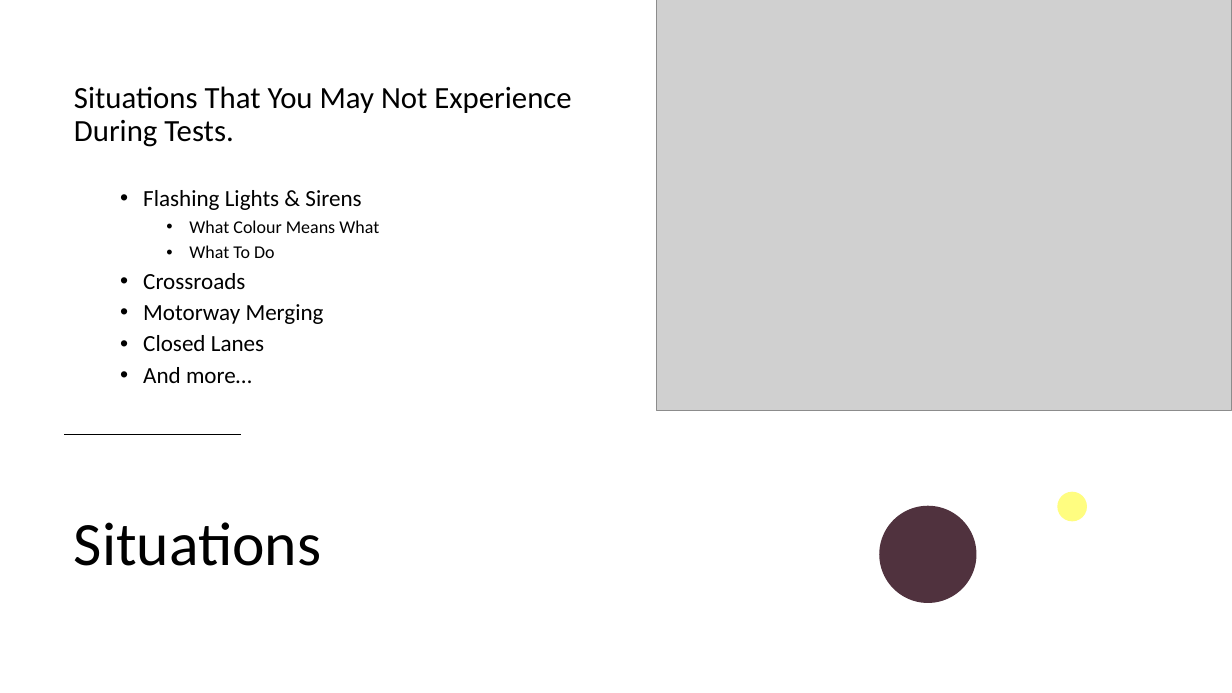
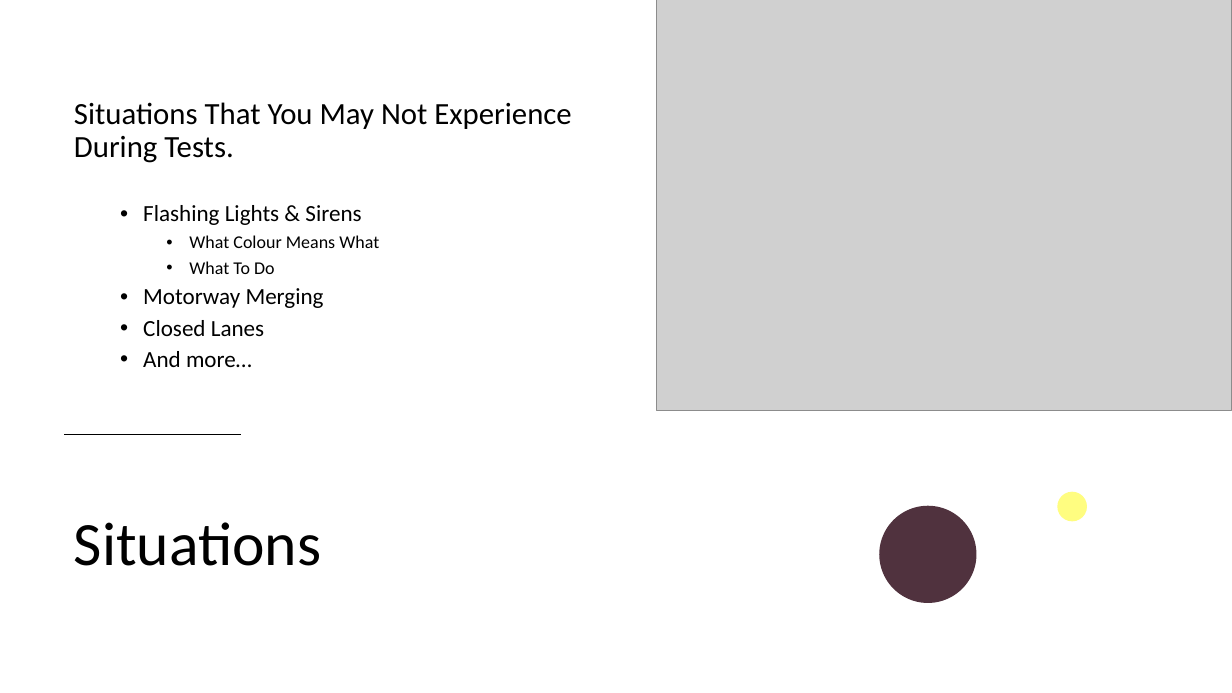
Before and after one commit to Darren-Griffiths/Serious-Driving, a slide deck: slide 6 of Documentation/Presentation & Pitch/Pitch.pptx. Drawn at 1232x693 pixels with LibreOffice and Linux fonts; fonts in the diff are those of the drawing; grey boxes stand for pictures. Boxes give left, top, right and bottom in pixels: in the first picture for what was removed or moved away, otherwise in the second. Text is boxed around its words. In the diff, an @@ line names an element or a change of style, - is before the commit and + after.

Commit message:
updated pitch

```diff
--- a/Documentation/Presentation & Pitch/Pitch.pptx
+++ b/Documentation/Presentation & Pitch/Pitch.pptx
@@ text at (x1=143, y1=273, x2=245, y2=289): paragraph removed @@
-  • Crossroads
```
